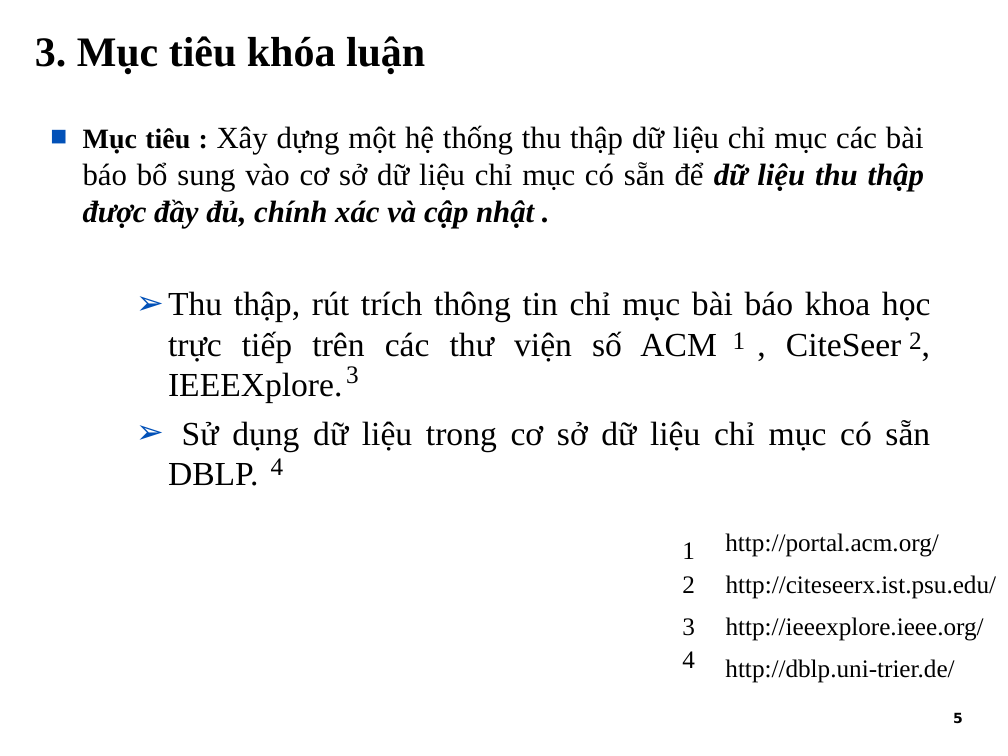
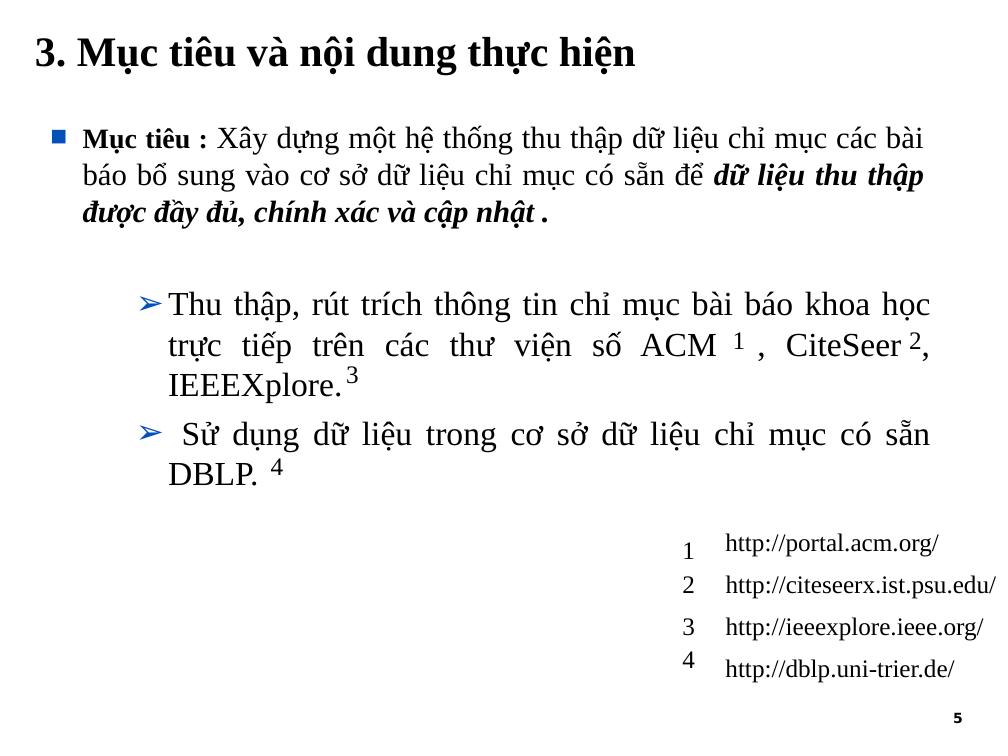
Before and after one commit to tiendv/detaitotnghiep, a slide deck: slide 6 of Report/Slide Baove/Final_slide.ppt. Drawn at 1008x756 pixels with LibreOffice and Linux fonts; fonts in the diff are those of the drawing; background and template pictures are left out. Boxes give left, top, right and bottom in pixels: in the first picture for what was removed or moved away, otherwise in the second. Text is boxed around its words. In the diff, an @@ line names an element or a change of style, - is before the commit and + after.

```diff
--- a/Report/Slide Baove/Final_slide.ppt
+++ b/Report/Slide Baove/Final_slide.ppt
@@ title at (35, 36, 636, 74): text changed @@
-3. Mục tiêu khóa luận
+3. Mục tiêu và nội dung thực hiện
```
